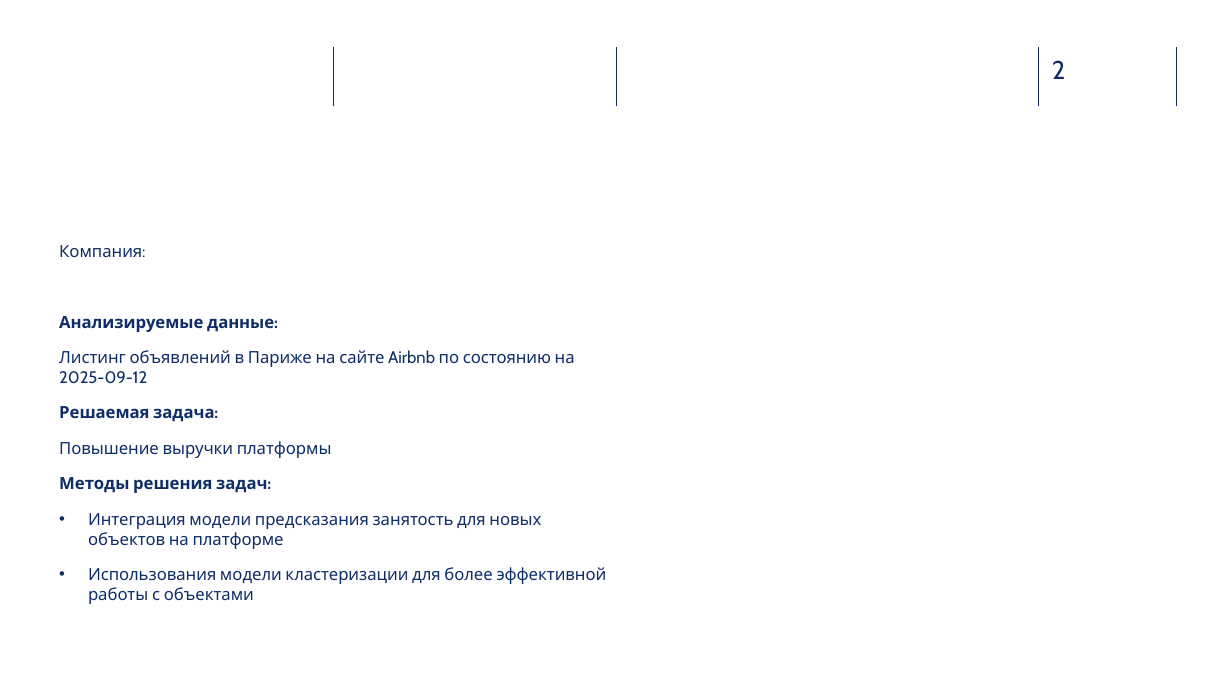
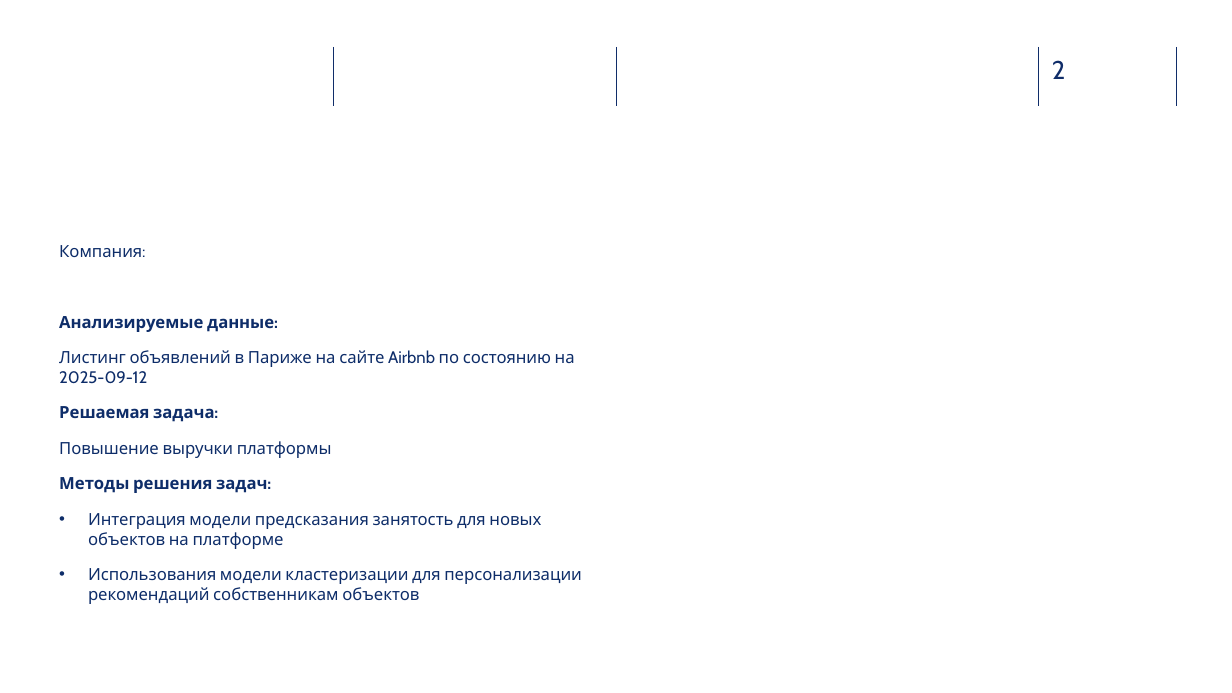
Before and after one commit to alrvtrv/airbnb_listing, a slide deck: slide 2 of 02_HSE_Presentation_Shablon.pptx. Drawn at 1232x693 pixels with LibreOffice and Linux fonts; fonts in the diff are those of the drawing; background and template pictures are left out. Boxes give left, top, right and bottom in pixels: in the first picture for what was removed or moved away, otherwise in the second. Text is boxed around its words. In the diff, an @@ line names an element or a change of style, - is before the commit and + after.

```diff
--- a/02_HSE_Presentation_Shablon.pptx
+++ b/02_HSE_Presentation_Shablon.pptx
@@ text at (88, 568, 582, 604): text changed @@
-• Использования модели кластеризации для более эффективной работы с объектами
+• Использования модели кластеризации для персонализации рекомендаций собственникам объектов
```
Also in this commit, not shown: 1 other slide changed, 1 other file.
